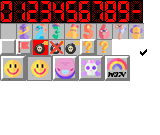
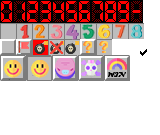
Two versions of the same layered image (160x135). Layer-by-layer changes:
removed layer "2 copy" over [35, 24, 47, 39]
removed layer "2" over [35, 24, 47, 39]
removed layer "1 copy" over [18, 23, 30, 39]
removed layer "1" over [18, 23, 30, 39]
removed layer "3 copy" over [52, 23, 61, 39]
removed layer "3" over [52, 23, 61, 39]
added layer "Layer 1" above "Layer 2" over [20, 24, 29, 39]
added layer "Layer 2" above "Layer 3" over [34, 24, 45, 38]
added layer "Layer 3" above "Layer 4" over [50, 24, 63, 39]
added layer "Layer 4" above "Layer 5" over [64, 24, 80, 40]
renamed "5 copy" to "Layer 5", painted on it over [82, 24, 95, 39]
removed layer "5" over [83, 24, 93, 39]
removed layer "4 copy" over [66, 24, 79, 39]
removed layer "4" over [66, 24, 79, 39]
removed layer "6" over [99, 24, 110, 39]
removed layer "8 copy" over [130, 25, 143, 39]
removed layer "8" over [130, 25, 143, 39]
removed layer "7 copy" over [115, 24, 126, 39]
removed layer "7" over [115, 25, 126, 40]
added layer "Layer 6" above "Layer 7" over [98, 24, 111, 39]
added layer "Layer 7" above "Layer 8" over [114, 24, 126, 39]
added layer "Layer 8" above "1000_F_492730017_j29pC1TrEMRdsXm8ZPP6wt3kxSn3J4Va" over [130, 24, 142, 39]
